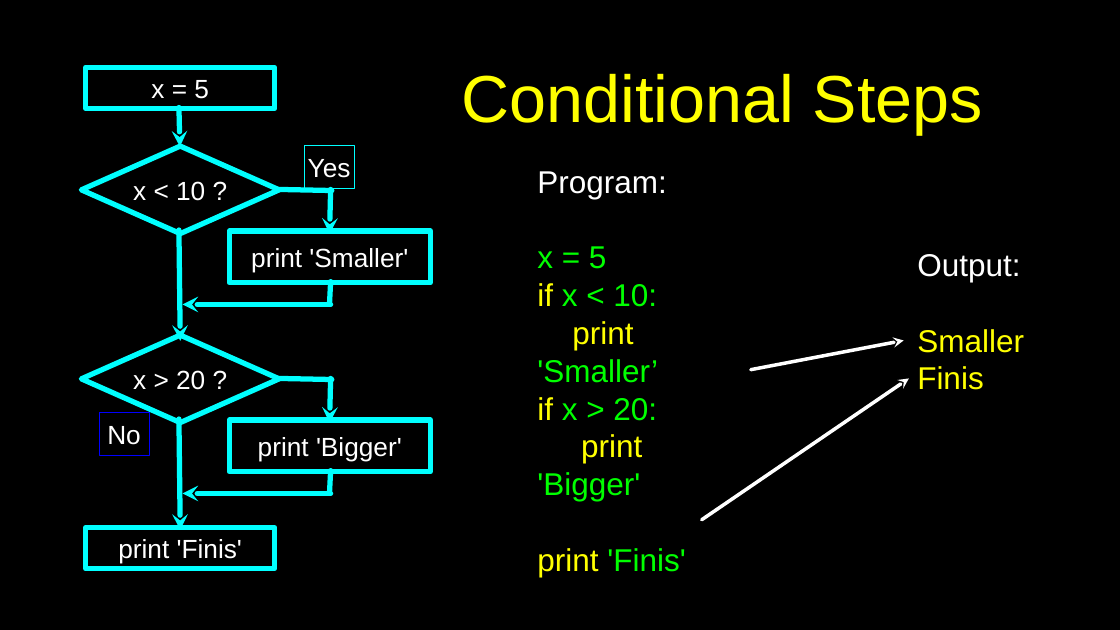
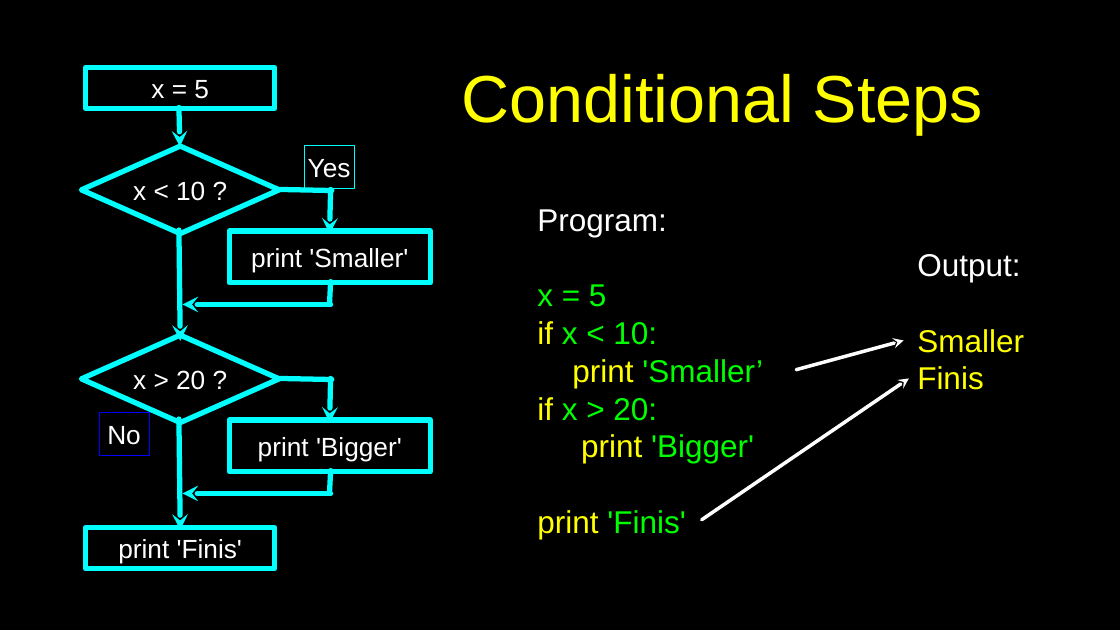
Before and after one commit to csev/py4e, a slide deck: slide 42 of lectures3/Pythonlearn-01-Intro.pptx. Drawn at 1120x630 pixels with LibreOffice and Linux fonts; fonts in the diff are those of the drawing. Boxes give left, top, right and bottom in pixels: in the first picture for what was removed or moved away, otherwise in the second. Text is boxed around its words. In the diff, an @@ line names an element or a change of style, - is before the commit and + after.

```diff
--- a/lectures3/Pythonlearn-01-Intro.pptx
+++ b/lectures3/Pythonlearn-01-Intro.pptx
@@ text "Program:" rewrapped from <box>537,171,685,577</box> to <box>537,209,763,539</box> @@
@@ arrow moved from (903, 340) - (751, 370) to (903, 340) - (796, 370) @@
```
Also in this commit, not shown: 3 other slides changed.
